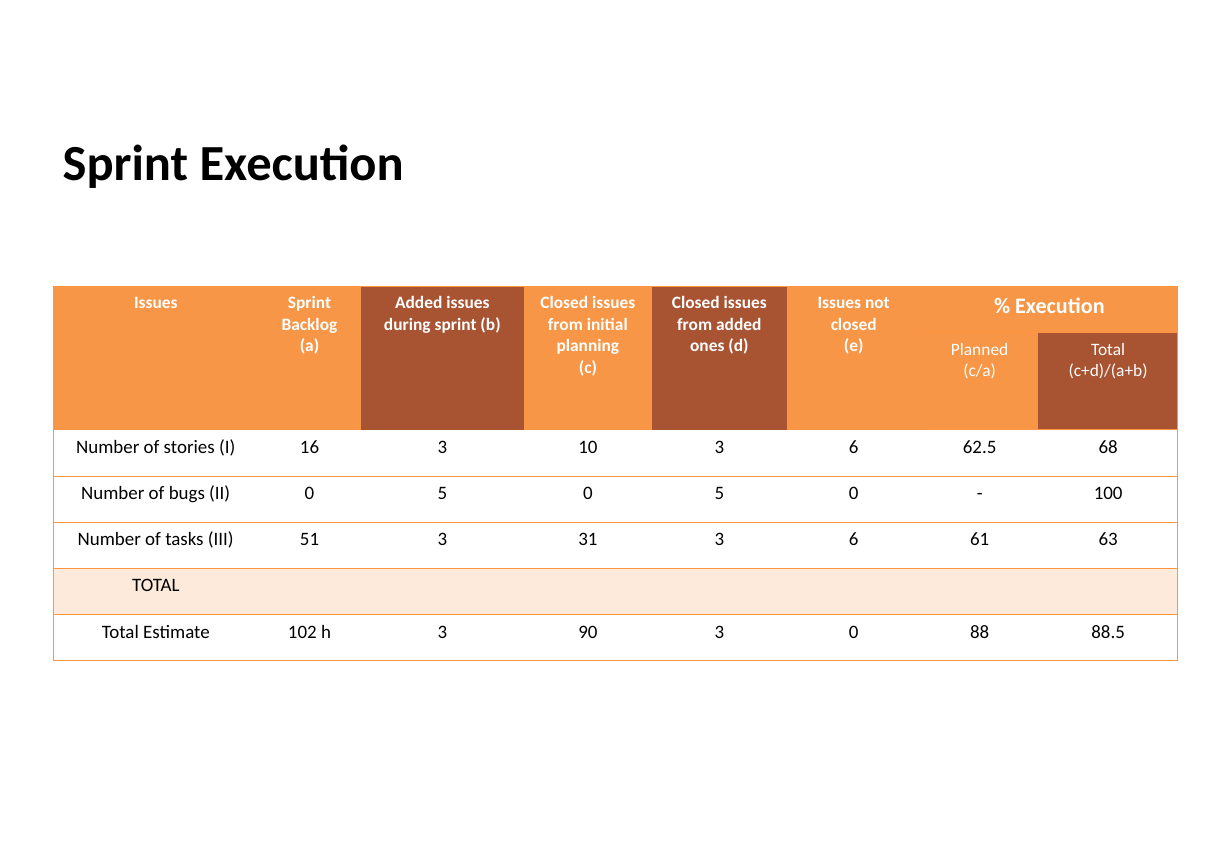
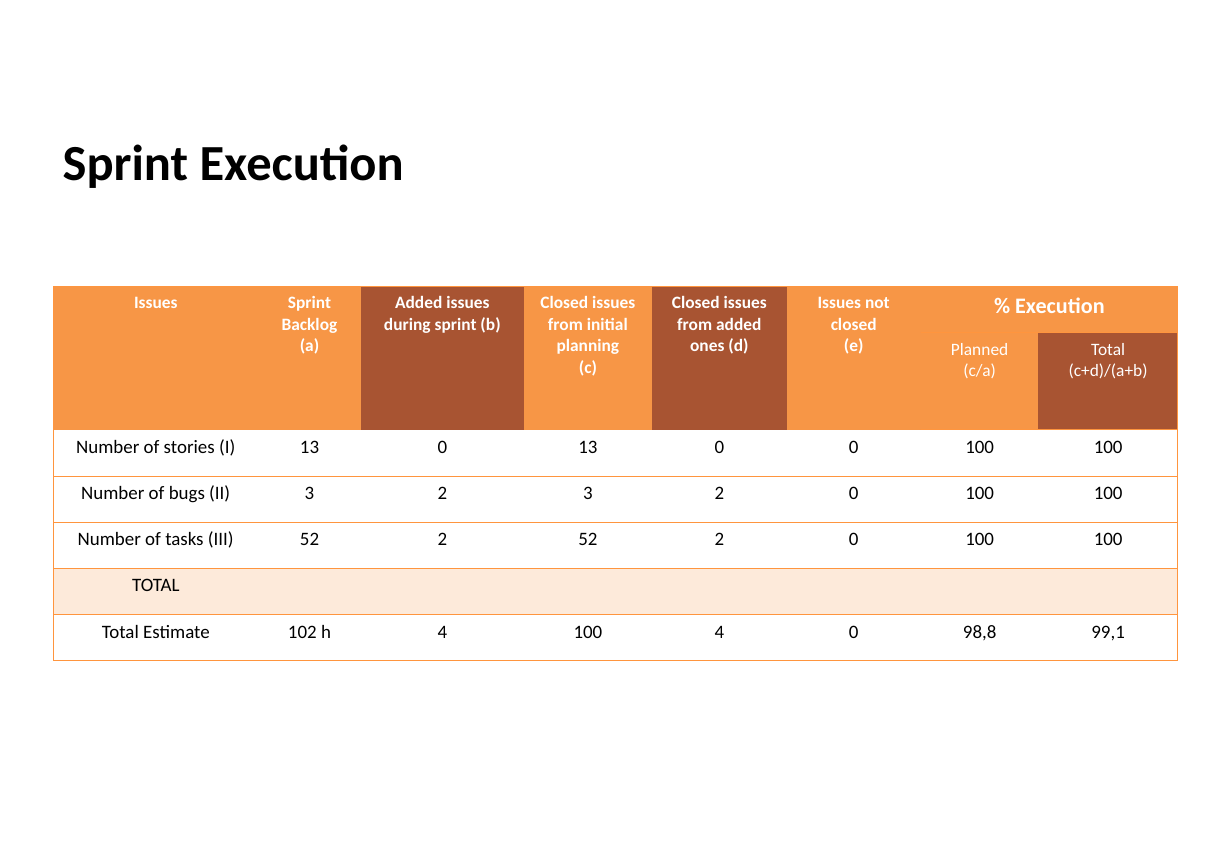
Before and after one commit to Diogosadias/LEI_PI_SEM3, a slide deck: slide 5 of docs/Sprint4/LAPR3 - Sprint 4 Status Report.pptx. Drawn at 1232x853 pixels with LibreOffice and Linux fonts; fonts in the diff are those of the drawing; background and template pictures are left out. Boxes give left, top, right and bottom in pixels: in the first picture for what was removed or moved away, otherwise in the second. Text is boxed around its words. In the diff, an @@ line names an element or a change of style, - is before the commit and + after.

```diff
--- a/docs/Sprint4/LAPR3 - Sprint 4 Status Report.pptx
+++ b/docs/Sprint4/LAPR3 - Sprint 4 Status Report.pptx
@@ table at bbox=[53, 287, 1177, 645] @@
-row 3: Number of stories (I) | 16 | 3 | 10 | 3 | 6 | 62.5 | 68
+row 3: Number of stories (I) | 13 | 0 | 13 | 0 | 0 | 100 | 100
-row 4: Number of bugs (II) | 0 | 5 | 0 | 5 | 0 | - | 100
+row 4: Number of bugs (II) | 3 | 2 | 3 | 2 | 0 | 100 | 100
-row 5: Number of tasks (III) | 51 | 3 | 31 | 3 | 6 | 61 | 63
+row 5: Number of tasks (III) | 52 | 2 | 52 | 2 | 0 | 100 | 100
-row 7: Total Estimate | 102 h | 3 | 90 | 3 | 0 | 88 | 88.5
+row 7: Total Estimate | 102 h | 4 | 100 | 4 | 0 | 98,8 | 99,1
```
Also in this commit, not shown: 10 other slides changed, 3 other files.
